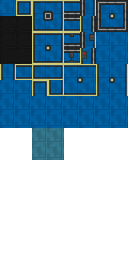
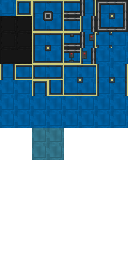
Layers edited between the first and the second 128 × 256 image:
painted on "Borders" over [96, 32, 112, 48]